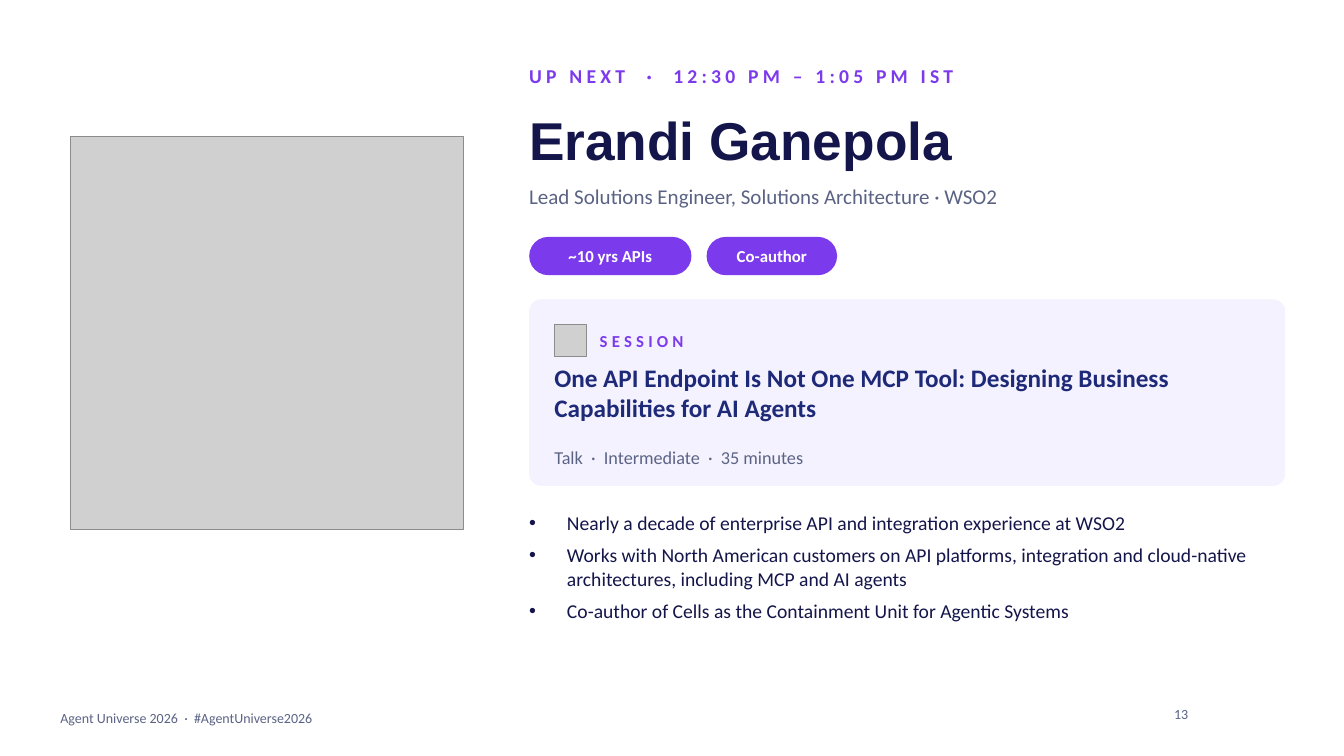
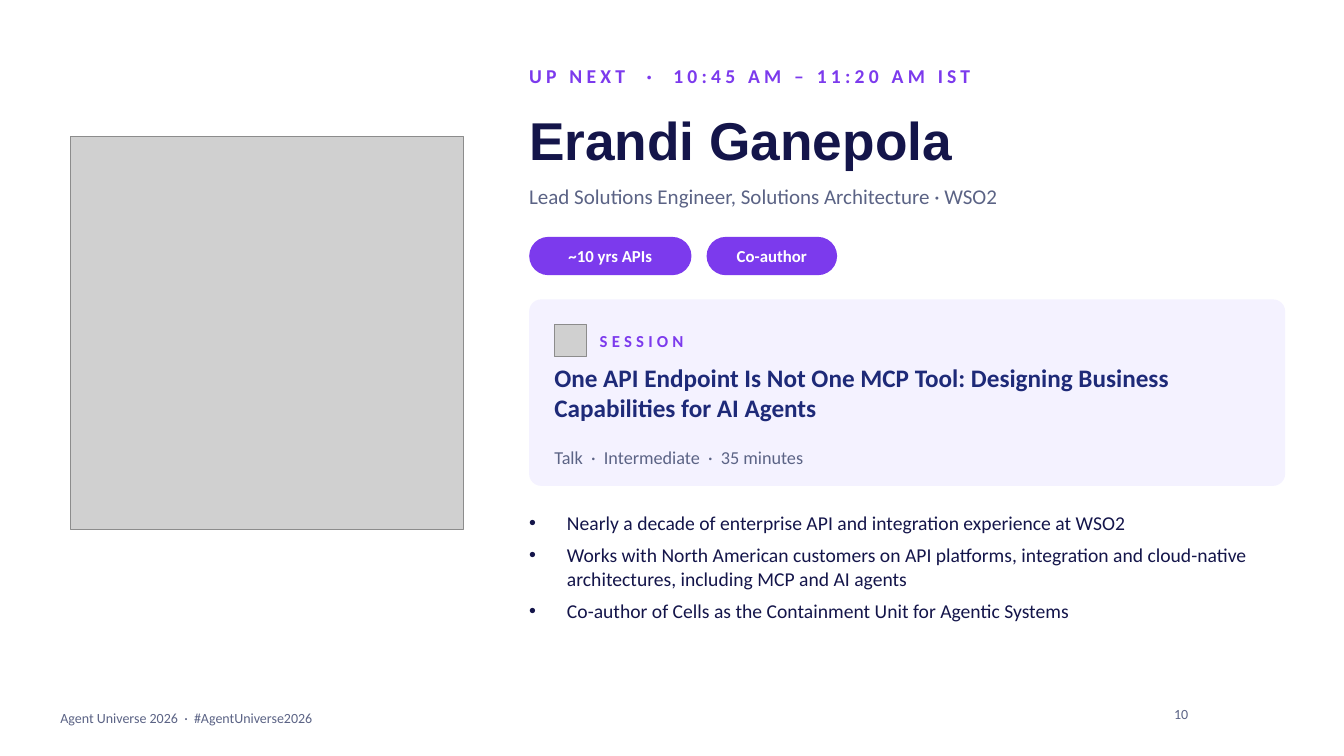
Before and after one commit to prathapm14/agent-universe-2026, a slide deck: slide 10 of slides/agent-universe-2026-host-deck.pptx (slide 13 before the commit). Drawn at 1344x756 pixels with LibreOffice and Linux fonts; fonts in the diff are those of the drawing; grey boxes stand for pictures; background and template pictures are left out. Boxes give left, top, right and bottom in pixels: in the first picture for what was removed or moved away, otherwise in the second. Text is boxed around its words. In the diff, an @@ line names an element or a change of style, - is before the commit and + after.

```diff
--- a/slides/agent-universe-2026-host-deck.pptx
+++ b/slides/agent-universe-2026-host-deck.pptx
@@ text at [529, 70, 970, 83]: text changed @@
-UP NEXT · 12:30 PM – 1:05 PM IST
+UP NEXT · 10:45 AM – 11:20 AM IST
@@ page number at [1174, 710, 1188, 719]: text changed @@
-13
+10
```
Also in this commit, not shown: 4 other slides changed, 36 other files.
